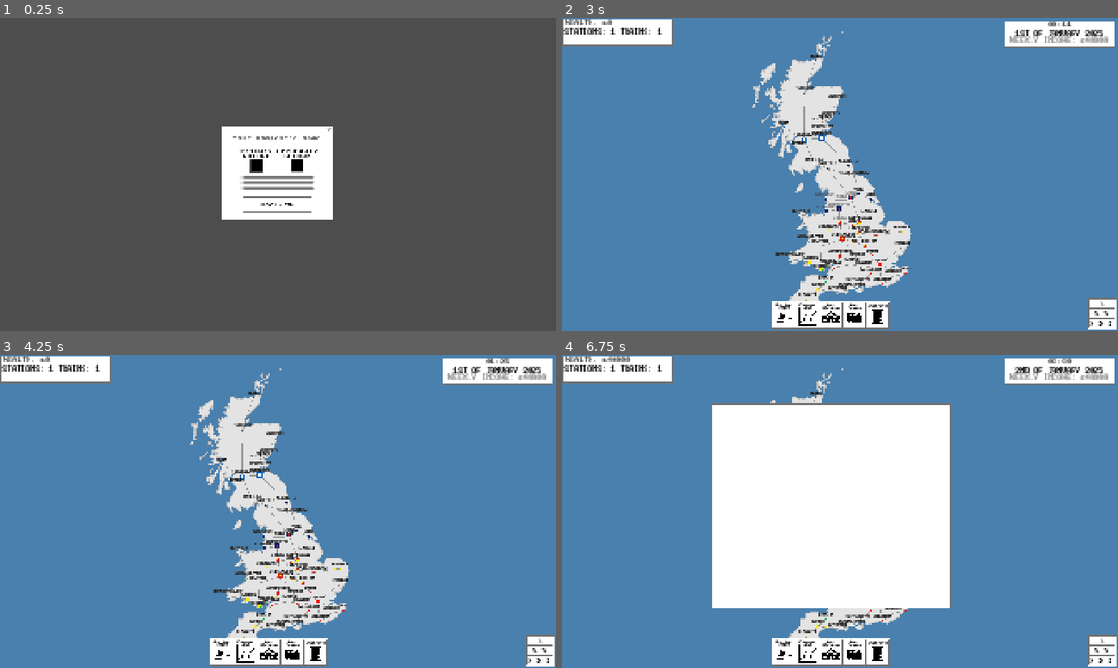
Above: before the commit, frames 1-4 (two rows, left to right).
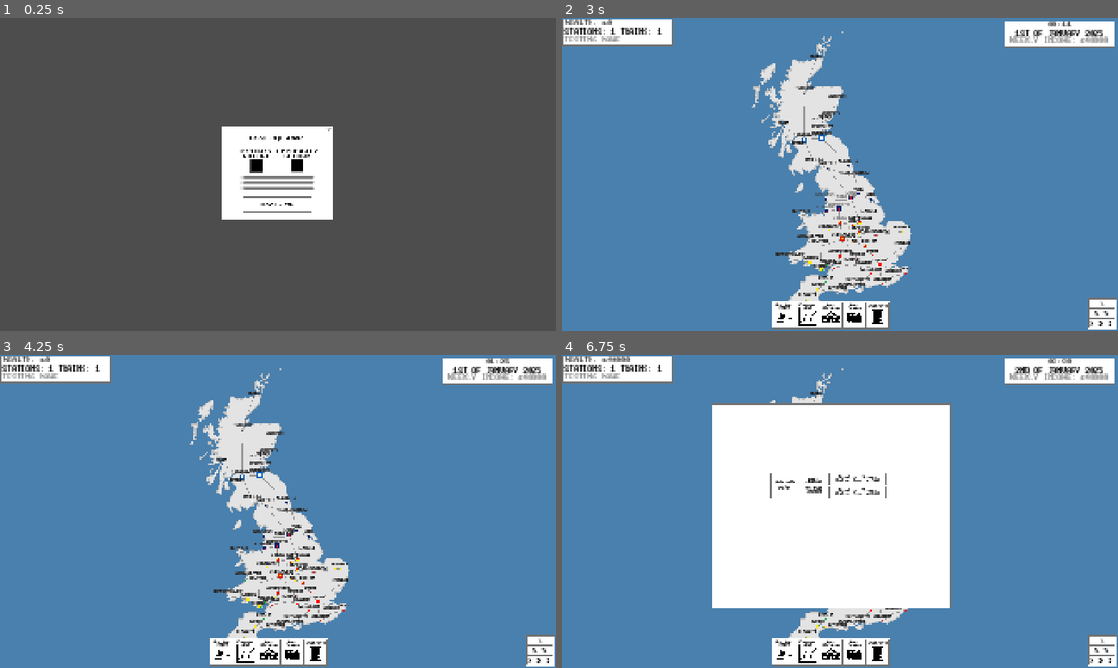
Above: after the commit, the same moments.

Repository: Laifii/Freighter-Manager
Game: Godot game, scene res://Objects/Scenes/MainMenu.tscn
The game is run twice, just before and just after one commit, with the same random seed, the same clock (stepped at 60 frames per second) and the same inputs.
Inputs (mouse positions are in pixels of both pictures, inside the frame that each line leads up to):
- Up to frame 1 (0.25 s): no input
- Up to frame 2 (3 s): click (817, 165) at 0.5 s; click "New Game" at 1.25 s; click "New Game" at 2 s; click (840, 205) at 2.75 s
- Up to frame 3 (4.25 s): click (539, 639) at 3.5 s
- Up to frame 4 (6.75 s): click (1101, 652) at 4.25 s; click (1101, 661) at 5 s; click (878, 652) at 5.75 s; click (856, 486) at 6.52 s

The runs differ from the first frame. In frame 1, 0.1% of the frame differs, in the area x 41-58%, y 37-40%; in frame 2, 0.1%; in frame 3, 0.1%; in frame 4, 0.5%, in the area x 0-59%, y 5-46%.

Commit message:
Added functional contract system
issues: time left label is incorrectly displaying time, needs completely redoing

Diff:
--- a/MapTrain.gd
+++ b/MapTrain.gd
@@ -8,8 +8,10 @@
 var trainColour: Color
 var hoveringOverTrain = false
 @onready var trainUI = $TrainUI
-@onready var trainType = $TrainUI/Size
+@onready var trainTypeLabel = $TrainUI/Size
+var trainType
 var trainCompany
+var linkedContract
 
 var speeds = {
 	Steam = 3,
@@ -26,6 +28,7 @@
 	if trainPath == null: return
 	move_to_next_station(nextNodeInPath, delta)
 	if Input.is_action_just_pressed("Escape"): if trainUI.visible: trainUI.visible = false
+	calc_time_remaining()
 
 func find_next_node_in_path():
 	if trainPath.size() == 0:
@@ -37,6 +40,20 @@
 	nextNodeInPath = trainPath[0]
 	trainPath.erase(trainPath[0])
 	$Sprite2D.look_at(nextNodeInPath.global_position)
+
+func calc_time_remaining():
+	if linkedContract == null: return
+	if trainPath == null or trainPath.size() == 0:
+		return "Journey Complete"
+
+	var remainingDistance = 0.0
+	for i in range(trainPath.size() - 1):
+		remainingDistance += trainPath[i].global_position.distance_to(trainPath[i + 1].global_position)
+	#remainingDistance -= global_position.distance_to(trainPath[0].global_position)
+	var timeSpeed = calender.timeSpeed[calender.currentSpeed]
+	var secondsRemaining = (remainingDistance / (speeds[trainType] * speed)) * 60.0 / timeSpeed
+	linkedContract.format_time_remaining(secondsRemaining)
+
 
 func set_ui_stats(origin, trainOwner):
 	$TrainUI/Nameplate.text = origin
--- a/Objects/Scenes/Countries/Uk Map.tscn
+++ b/Objects/Scenes/Countries/Uk Map.tscn
@@ -1,8 +1,11 @@
-[gd_scene load_steps=4 format=3 uid="uid://c7khh6d63a542"]
+[gd_scene load_steps=5 format=3 uid="uid://c7khh6d63a542"]
 
 [ext_resource type="Texture2D" uid="uid://r6yrk180md2o" path="res://Assets/Map Assets/GB map grey.png" id="1_yucnr"]
 [ext_resource type="PackedScene" uid="uid://b3v4q36vfj11y" path="res://Objects/Player/Player.tscn" id="2_4k0dw"]
 [ext_resource type="PackedScene" uid="uid://co0y23pb2rril" path="res://Objects/UI/Station.tscn" id="3_v66tr"]
+
+[sub_resource type="CircleShape2D" id="CircleShape2D_yucnr"]
+radius = 221.903
 
 [node name="Country Map" type="Node2D"]
 
@@ -15,7 +18,7 @@
 z_index = -1000
 texture = ExtResource("1_yucnr")
 
-[node name="Player" parent="GB" instance=ExtResource("2_4k0dw")]
+[node name="Player" parent="." instance=ExtResource("2_4k0dw")]
 
 [node name="Stations" type="Node2D" parent="."]
 
@@ -433,3 +436,13 @@
 
 [node name="Trains" type="Node2D" parent="." groups=["TrainManager"]]
 z_index = -10
+
+[node name="ContractRange" type="Area2D" parent="." groups=["ContractRange"]]
+collision_layer = 0
+collision_mask = 2
+
+[node name="CollisionShape2D" type="CollisionShape2D" parent="ContractRange"]
+position = Vector2(-21, -177)
+shape = SubResource("CircleShape2D_yucnr")
+
+[connection signal="area_shape_entered" from="ContractRange" to="Player" method="_on_contract_range_area_shape_entered"]
--- a/Objects/Scenes/MainMenu.tscn
+++ b/Objects/Scenes/MainMenu.tscn
@@ -373,6 +373,7 @@
 offset_right = 186.0
 offset_bottom = -109.0
 theme = SubResource("Theme_0cncr")
+text = "testing name"
 placeholder_text = "Your Company's Name"
 alignment = 1
 max_length = 20
--- a/Objects/UI/Contract.tscn
+++ b/Objects/UI/Contract.tscn
@@ -1,15 +1,14 @@
-[gd_scene load_steps=10 format=3 uid="uid://buyep3ncgfqxp"]
-
-[ext_resource type="Script" uid="uid://voiwnou7b78g" path="res://Scripts/UI/Contract.gd" id="1_3u0pn"]
-[ext_resource type="FontFile" uid="uid://c3kpo7ovh8rqi" path="res://Assets/Fonts/dogicabold.ttf" id="2_1gfxo"]
-[ext_resource type="Texture2D" uid="uid://bsgqg2ns3ttuw" path="res://Assets/Trains/Early Bullet Train.png" id="3_0ct1d"]
-[ext_resource type="Texture2D" uid="uid://13g231nt2co3" path="res://Assets/Trains/Early Electric Train.png" id="4_tabfd"]
-[ext_resource type="Texture2D" uid="uid://ck14j38spyajc" path="res://Assets/Trains/Late Bullet Train.png" id="5_fbbta"]
-[ext_resource type="Texture2D" uid="uid://b6d53etdd34xx" path="res://Assets/Trains/SteamEngineSilhouette.png" id="6_ssb7b"]
-[ext_resource type="Texture2D" uid="uid://dradec3mofs6g" path="res://Assets/Trains/Late Electric Train.png" id="6_tabfd"]
+[gd_scene load_steps=9 format=3 uid="uid://buyep3ncgfqxp"]
+
+[ext_resource type="Script" uid="uid://voiwnou7b78g" path="res://Scripts/UI/Contract.gd" id="1_wwxq2"]
+[ext_resource type="FontFile" uid="uid://c3kpo7ovh8rqi" path="res://Assets/Fonts/dogicabold.ttf" id="2_sgpkp"]
+[ext_resource type="Texture2D" uid="uid://bsgqg2ns3ttuw" path="res://Assets/Trains/Early Bullet Train.png" id="3_udgyp"]
+[ext_resource type="Texture2D" uid="uid://13g231nt2co3" path="res://Assets/Trains/Early Electric Train.png" id="4_ubjbv"]
+[ext_resource type="Texture2D" uid="uid://dradec3mofs6g" path="res://Assets/Trains/Late Electric Train.png" id="6_igsx7"]
+[ext_resource type="Texture2D" uid="uid://b6d53etdd34xx" path="res://Assets/Trains/SteamEngineSilhouette.png" id="7_vpo0o"]
 
 [sub_resource type="LabelSettings" id="LabelSettings_j5vk8"]
-font = ExtResource("2_1gfxo")
+font = ExtResource("2_sgpkp")
 font_size = 8
 font_color = Color(0, 0, 0, 1)
 
@@ -17,15 +16,23 @@
 animations = [{
 "frames": [{
 "duration": 1.0,
-"texture": ExtResource("3_0ct1d")
-}],
-"loop": true,
-"name": &"EarlyBullet",
+"texture": ExtResource("3_udgyp")
+}],
+"loop": true,
+"name": &"Bullet",
 "speed": 5.0
 }, {
 "frames": [{
 "duration": 1.0,
-"texture": ExtResource("4_tabfd")
+"texture": ExtResource("4_ubjbv")
+}],
+"loop": true,
+"name": &"EarlyElectric",
+"speed": 5.0
+}, {
+"frames": [{
+"duration": 1.0,
+"texture": ExtResource("6_igsx7")
 }],
 "loop": true,
 "name": &"Electric",
@@ -33,23 +40,7 @@
 }, {
 "frames": [{
 "duration": 1.0,
-"texture": ExtResource("5_fbbta")
-}],
-"loop": true,
-"name": &"LateBullet",
-"speed": 5.0
-}, {
-"frames": [{
-"duration": 1.0,
-"texture": ExtResource("6_tabfd")
-}],
-"loop": true,
-"name": &"LateElectric",
-"speed": 5.0
-}, {
-"frames": [{
-"duration": 1.0,
-"texture": ExtResource("6_ssb7b")
+"texture": ExtResource("7_vpo0o")
 }],
 "loop": true,
 "name": &"Steam",
@@ -159,6 +150,15 @@
 offset_bottom = 86.0
 color = Color(0.443137, 0.443137, 0.443137, 1)
 
+[node name="TrainLabel" type="Label" parent="Toolbar/ChooseTrain"]
+layout_mode = 0
+offset_right = 194.0
+offset_bottom = 84.0
+text = "Select Train"
+label_settings = SubResource("LabelSettings_j5vk8")
+horizontal_alignment = 1
+vertical_alignment = 1
+
 [node name="ChooseTrainButton" type="TextureButton" parent="Toolbar/ChooseTrain"]
 layout_mode = 0
 offset_left = -3.0
@@ -166,22 +166,13 @@
 offset_right = 197.0
 offset_bottom = 87.0
 
-[node name="TrainLabel" type="Label" parent="Toolbar/ChooseTrain"]
-layout_mode = 0
-offset_right = 194.0
-offset_bottom = 84.0
-text = "Select Train"
-label_settings = SubResource("LabelSettings_j5vk8")
-horizontal_alignment = 1
-vertical_alignment = 1
-
-[node name="Duration Buttons" type="Control" parent="Toolbar"]
+[node name="DurationButtons" type="Control" parent="Toolbar"]
 visible = false
 anchors_preset = 0
 offset_right = 40.0
 offset_bottom = 40.0
 
-[node name="CheapestRoute" type="ColorRect" parent="Toolbar/Duration Buttons"]
+[node name="CheapestRoute" type="ColorRect" parent="Toolbar/DurationButtons"]
 z_index = 1000
 layout_mode = 0
 offset_left = 205.0
@@ -189,7 +180,7 @@
 offset_right = 399.0
 offset_bottom = 43.0
 
-[node name="Outline" type="ColorRect" parent="Toolbar/Duration Buttons/CheapestRoute"]
+[node name="Outline" type="ColorRect" parent="Toolbar/DurationButtons/CheapestRoute"]
 z_index = -1
 layout_mode = 0
 offset_left = -2.0
@@ -198,7 +189,7 @@
 offset_bottom = 41.0
 color = Color(0.443137, 0.443137, 0.443137, 1)
 
-[node name="Label" type="Label" parent="Toolbar/Duration Buttons/CheapestRoute"]
+[node name="Label" type="Label" parent="Toolbar/DurationButtons/CheapestRoute"]
 layout_mode = 0
 offset_right = 194.0
 offset_bottom = 39.0
@@ -208,14 +199,14 @@
 horizontal_alignment = 1
 vertical_alignment = 1
 
-[node name="CheapestRouteButton" type="TextureButton" parent="Toolbar/Duration Buttons/CheapestRoute"]
+[node name="CheapestRouteButton" type="TextureButton" parent="Toolbar/DurationButtons/CheapestRoute"]
 layout_mode = 0
 offset_left = -3.0
 offset_top = -3.0
 offset_right = 197.0
 offset_bottom = 42.0
 
-[node name="FastestRoute" type="ColorRect" parent="Toolbar/Duration Buttons"]
+[node name="FastestRoute" type="ColorRect" parent="Toolbar/DurationButtons"]
 z_index = 1000
 layout_mode = 0
 offset_left = 205.0
@@ -223,7 +214,7 @@
 offset_right = 399.0
 offset_bottom = 88.0
 
-[node name="Outline" type="ColorRect" parent="Toolbar/Duration Buttons/FastestRoute"]
+[node name="Outline" type="ColorRect" parent="Toolbar/DurationButtons/FastestRoute"]
 z_index = -1
 layout_mode = 0
 offset_left = -2.0
@@ -232,7 +223,7 @@
 offset_bottom = 41.0
 color = Color(0.443137, 0.443137, 0.443137, 1)
 
-[node name="Label" type="Label" parent="Toolbar/Duration Buttons/FastestRoute"]
+[node name="Label" type="Label" parent="Toolbar/DurationButtons/FastestRoute"]
 layout_mode = 0
 offset_right = 194.0
 offset_bottom = 39.0
@@ -242,7 +233,7 @@
 horizontal_alignment = 1
 vertical_alignment = 1
 
-[node name="FastestRouteButton" type="TextureButton" parent="Toolbar/Duration Buttons/FastestRoute"]
+[node name="FastestRouteButton" type="TextureButton" parent="Toolbar/DurationButtons/FastestRoute"]
 layout_mode = 0
 offset_left = -3.0
 offset_top = -3.0
@@ -250,6 +241,7 @@
 offset_bottom = 42.0
 
 [node name="TrainEnRoute" type="ColorRect" parent="Toolbar"]
+visible = false
 z_index = 1
 layout_mode = 0
 offset_left = 205.0
@@ -291,4 +283,8 @@
 [node name="TrainSprite" type="AnimatedSprite2D" parent="Toolbar/TrainEnRoute"]
 position = Vector2(97, 46)
 sprite_frames = SubResource("SpriteFrames_8t45f")
-animation = &"Steam"
+animation = &"Bullet"
+
+[connection signal="pressed" from="Toolbar/ChooseTrain/ChooseTrainButton" to="." method="_on_choose_train_button_pressed"]
+[connection signal="pressed" from="Toolbar/DurationButtons/CheapestRoute/CheapestRouteButton" to="." method="_on_cheapest_route_button_pressed"]
+[connection signal="pressed" from="Toolbar/DurationButtons/FastestRoute/FastestRouteButton" to="." method="_on_fastest_route_button_pressed"]
--- a/Objects/UI/Toolbar.tscn
+++ b/Objects/UI/Toolbar.tscn
@@ -1,16 +1,17 @@
-[gd_scene load_steps=10 format=3 uid="uid://dv5u1u046276g"]
-
-[ext_resource type="FontFile" uid="uid://c3kpo7ovh8rqi" path="res://Assets/Fonts/dogicabold.ttf" id="1_iqy15"]
-[ext_resource type="Script" uid="uid://ddud6ts7hxa43" path="res://Scripts/Toolbar.gd" id="1_ll5fu"]
-[ext_resource type="Texture2D" uid="uid://cmp32tme8xayw" path="res://Assets/UI/Clipboard Small.png" id="2_qp3ci"]
-[ext_resource type="Texture2D" uid="uid://c2bs6v3wcvwc7" path="res://Assets/UI/Trains Icon.png" id="4_ifqh4"]
-[ext_resource type="Texture2D" uid="uid://df6401r5s32f1" path="res://Assets/UI/Train Station Icon.png" id="4_sbth0"]
-[ext_resource type="Texture2D" uid="uid://h0v8gh6hlole" path="res://Assets/UI/AuctionHouseGavelPuck.png" id="6_asbxa"]
-[ext_resource type="Texture2D" uid="uid://b84ufh5cqxt0q" path="res://Assets/UI/Graph Icon.png" id="6_jktc8"]
-[ext_resource type="Texture2D" uid="uid://b1t1df8lh74s0" path="res://Assets/UI/Auction House Gavel.png" id="7_e157d"]
+[gd_scene load_steps=11 format=3 uid="uid://dv5u1u046276g"]
+
+[ext_resource type="Script" uid="uid://ddud6ts7hxa43" path="res://Scripts/Toolbar.gd" id="1_cb3is"]
+[ext_resource type="Texture2D" uid="uid://cmp32tme8xayw" path="res://Assets/UI/Clipboard Small.png" id="2_0gaa0"]
+[ext_resource type="FontFile" uid="uid://c3kpo7ovh8rqi" path="res://Assets/Fonts/dogicabold.ttf" id="3_mymyo"]
+[ext_resource type="Texture2D" uid="uid://df6401r5s32f1" path="res://Assets/UI/Train Station Icon.png" id="4_t74ta"]
+[ext_resource type="Texture2D" uid="uid://c2bs6v3wcvwc7" path="res://Assets/UI/Trains Icon.png" id="5_73vpv"]
+[ext_resource type="Texture2D" uid="uid://h0v8gh6hlole" path="res://Assets/UI/AuctionHouseGavelPuck.png" id="6_0h8um"]
+[ext_resource type="Texture2D" uid="uid://b1t1df8lh74s0" path="res://Assets/UI/Auction House Gavel.png" id="7_f0ocy"]
+[ext_resource type="Texture2D" uid="uid://b84ufh5cqxt0q" path="res://Assets/UI/Graph Icon.png" id="8_5liad"]
+[ext_resource type="PackedScene" uid="uid://buyep3ncgfqxp" path="res://Objects/UI/Contract.tscn" id="9_0gaa0"]
 
 [sub_resource type="LabelSettings" id="LabelSettings_ll5fu"]
-font = ExtResource("1_iqy15")
+font = ExtResource("3_mymyo")
 font_size = 8
 font_color = Color(0, 0, 0, 1)
 
@@ -295,4 +296,11 @@
 offset_bottom = 703.0
 color = Color(0.443137, 0.443137, 0.443137, 1)
 
+[node name="Contract" parent="ContractsScreen" instance=ExtResource("9_0gaa0")]
+layout_mode = 1
+offset_left = 522.5
+offset_top = 333.0
+offset_right = -990.5
+offset_bottom = -651.0
+
 [connection signal="pressed" from="Toolbar/Contracts/ContractButton" to="." method="_on_contract_button_pressed"]
--- a/Scripts/Player.gd
+++ b/Scripts/Player.gd
@@ -4,12 +4,38 @@
 var ownedTrains = []
 var ownedStations = []
 @onready var camera = $Camera
+var contractRangeSizes = [Vector2(1, 1), Vector2(1.5, 1.5), Vector2(2.2, 2.2), Vector2(8, 8)]
+var currentContractRange = Vector2(1, 1)
 
 func _ready():
 	add_to_group("Player")
-
+	await get_process_delta_time()
+	check_total_station_count()
 
 func _physics_process(delta):
+	if StationManager.stations.size() > 0 and Companies.companies.Player.trains.size() == 0:
+		Companies.companies.Player.trains.append(Train.new("Steam", "Dundee"))
 	$Camera/UI/PlayerStats/Wealth.text = str("Wealth: £", wealth)
 
 	if Input.is_mouse_button_pressed(MOUSE_BUTTON_RIGHT): wealth += 100000
+
+func check_total_station_count():
+	match ownedStations.size():
+		7:
+			currentContractRange = contractRangeSizes[1]
+			change_contract_reach()
+		12:
+			currentContractRange = contractRangeSizes[2]
+			change_contract_reach()
+		20:
+			currentContractRange = contractRangeSizes[3]
+			change_contract_reach()
+
+
+func change_contract_reach():
+	var contractRange = get_tree().get_first_node_in_group("ContractRange")
+	contractRange.scale = currentContractRange
+
+
+func _on_contract_range_area_shape_entered(area_rid, area, area_shape_index, local_shape_index):
+	StationManager.stationsInContractRange.append(area.get_parent())
--- a/Scripts/Station.gd
+++ b/Scripts/Station.gd
@@ -91,7 +91,7 @@
 	MapTrainManager.spawn_trains()
 
 var trainNode = preload("res://Objects/UI/MapTrain.tscn")
-func spawn_train(path, trainType): # Temp for train testing, delete later
+func spawn_train(path, trainType, linkedContract = null): # Temp for train testing, delete later
 	var train = trainNode.instantiate()
 	train.global_position = global_position
 	train.set_train_path(path)
@@ -100,7 +100,9 @@
 	train.sprite.self_modulate = $StationColourInner.self_modulate
 	train.speed = train.speeds[trainType]
 	train.trainCompany = companyList[stationOwner]
-	train.trainType.text = trainType
+	train.trainTypeLabel.text = trainType
+	train.trainType = trainType
+	train.linkedContract = linkedContract
 	Companies.companies[companyList[stationOwner]].activeTrains.append(train)
 
 func _on_area_2d_mouse_entered():
--- a/Scripts/TrainPathfinding.gd
+++ b/Scripts/TrainPathfinding.gd
@@ -4,27 +4,27 @@
 var distances := {}
 var previousNodes := {}
 
-func find_route(method: String, origin: Node, target: Node, secondTarget: Node = null) -> Array:
-	var pathToFirstTarget = _find_target(origin, target, method)
-	var pathBack = _find_target(target, origin, method)
+func find_route(method: String, origin: Node, target: Node, secondTarget: Node = null, playerTrain = false) -> Array:
+	var pathToFirstTarget = _find_target(origin, target, method, playerTrain)
+	var pathBack = _find_target(target, origin, method, playerTrain)
 	if secondTarget != null:
-		var pathToSecondTarget = _find_target(target, secondTarget, method)
-		pathBack = _find_target(secondTarget, origin, method)
+		var pathToSecondTarget = _find_target(target, secondTarget, method, playerTrain)
+		pathBack = _find_target(secondTarget, origin, method, playerTrain)
 		return pathToFirstTarget + pathToSecondTarget.slice(1) + pathBack.slice(1)
 
 	return pathToFirstTarget + pathBack
 
-func _find_target(origin: Node, target: Node, method: String):
+func _find_target(origin: Node, target: Node, method: String, playerTrain):
 	_init_algorithm(origin)
 	while unvisitedNodes.size() > 0:
-		var currentNode = _get_closest_node() if method == "Fastest" else _get_cheapest_node()
+		var currentNode = _get_closest_node() if method == "Fastest" else _get_cheapest_node(playerTrain)
 		if currentNode == target:
 			return _find_path(target)
 
 		unvisitedNodes.erase(currentNode)
 
 		if method == "Fastest": _update_neighbours_distance(currentNode)
-		else: _update_neighbours_cost(currentNode)
+		else: _update_neighbours_cost(currentNode, playerTrain)
 
 func _init_algorithm(startNode: Node):
 	unvisitedNodes.clear()
@@ -47,10 +47,11 @@
 			distances[neighborNode] = totalDistance
 			previousNodes[neighborNode] = node
 
-func _update_neighbours_cost(node: Node):
+func _update_neighbours_cost(node: Node, playerTrain):
 	for neighbor in node.connections:
 		var neighborNode = node.get_node(neighbor)
 		var cost = neighborNode.stationTax
+		if playerTrain: if neighborNode.stationOwner == 0: cost = 0
 
 		var totalCost = distances[node] + cost
 
@@ -58,7 +59,7 @@
 			distances[neighborNode] = totalCost
 			previousNodes[neighborNode] = node
 
-func _get_cheapest_node() -> Node:
+func _get_cheapest_node(playerTrain) -> Node:
 	var lowestCost = INF
 	var lowestNode = null
 
--- a/Scripts/UI/Contract.gd
+++ b/Scripts/UI/Contract.gd
@@ -1,3 +1,64 @@
 extends Control
 
 var contractList = get_parent()
+var assignedTrain: Train
+var targetOne
+var targetTwo
+@onready var calender = get_tree().get_first_node_in_group("Calender")
+
+func _ready():
+	await get_tree().create_timer(0.3).timeout
+	StationManager.refresh_contract_ready_stations()
+	targetOne = StationManager.contractReadyStations[randi_range(0, StationManager.contractReadyStations.size())]
+	targetOne.notInContract = false
+	StationManager.refresh_contract_ready_stations()
+	targetTwo = StationManager.contractReadyStations[randi_range(0, StationManager.contractReadyStations.size())]
+	targetTwo.notInContract = false
+	StationManager.refresh_contract_ready_stations()
+	$Toolbar/Locations/Label.text = str(targetOne.stationName, "\n-\n", targetTwo.stationName)
+
+func format_time_remaining(seconds: float):
+	if seconds <= 0:
+		arrived_at_destination()
+		return
+	var gameTimeSeconds = seconds * calender.timeSpeed[calender.currentSpeed]
+
+	var minutes: int = floor(gameTimeSeconds / 60.0)
+	var hours: int = floor(minutes / 60.0)
+	var days: int = floor(hours / 24.0)
+
+	var label = $Toolbar/TrainEnRoute/TimeLeft
+	if days > 0:
+		label.text = str(int(days), "d ", int(hours % 24), "h")
+	elif hours > 0:
+		label.text = str(int(hours), "h ", int(minutes % 60), "m")
+	else:
+		label.text = str(int(minutes), "m ", int(int(gameTimeSeconds) % 60), "s")
+
+
+func _on_choose_train_button_pressed(): # TODO TODO NEEDS REWORK TO LIST AVAILABLE TRAINS
+	assignedTrain = Companies.companies.Player.trains[0]
+	assignedTrain.assignedToContract = true
+	$Toolbar/ChooseTrain.visible = false
+	$Toolbar/DurationButtons.visible = true
+
+func arrived_at_destination():
+	print("arrived at destination")
+	assignedTrain.assignedToContract = false
+	targetOne.notInContract = true
+	targetTwo.notInContract = true
+	StationManager.refresh_contract_ready_stations()
+
+
+func _on_cheapest_route_button_pressed():
+	assignedTrain.homeStationNode.spawn_train(Dijkstra.find_route("Cheapest", assignedTrain.homeStationNode, targetOne, targetTwo, true), assignedTrain.trainType, self)
+	init_train_en_route_screen()
+
+func _on_fastest_route_button_pressed():
+	assignedTrain.homeStationNode.spawn_train(Dijkstra.find_route("Fastest", assignedTrain.homeStationNode, targetOne, targetTwo, true), assignedTrain.trainType, self)
+	init_train_en_route_screen()
+
+func init_train_en_route_screen():
+	$Toolbar/DurationButtons.visible = false
+	$Toolbar/TrainEnRoute.visible = true
+	$Toolbar/TrainEnRoute/TrainSprite.play(assignedTrain.trainType)
--- a/TrainClass.gd
+++ b/TrainClass.gd
@@ -3,8 +3,15 @@
 var trainType: String
 var homeStation: String
 var assignedToContract = false
+var homeStationNode
 
 func _init(trainType: String, homeStation: String):
 	self.trainType = trainType
 	self.homeStation = homeStation
-	Companies.companies.player.trains.append(self)
+	Companies.companies.Player.trains.append(self)
+	homeStationNode = identify_home_station_node()
+
+func identify_home_station_node():
+	for station in StationManager.stations:
+		if station.stationName == homeStation:
+			return station
--- a/TrainManager.gd
+++ b/TrainManager.gd
@@ -6,13 +6,14 @@
 
 func spawn_trains():
 	for company in Companies.companies:
+		if Companies.companies[company] == Companies.companies.Player: continue
 		var listOfTrainTypes = []
 		var listOfActiveTrainTypes = []
 		var availableTrainTypes = []
 		for train in Companies.companies[company].trains:
 			listOfTrainTypes.append(train.trainType)
 		for train in Companies.companies[company].activeTrains:
-			listOfActiveTrainTypes.append(train.trainType.text)
+			listOfActiveTrainTypes.append(train.trainTypeLabel.text)
 		if listOfActiveTrainTypes.size() == 0: availableTrainTypes = listOfTrainTypes
 		for trainType in listOfActiveTrainTypes:
 			var erasedTrain = false
Not shown: 1 places in Objects/UI/Contract.tscn that only renumber resources
Not shown: 3 places in Objects/UI/MapTrain.tscn that only renumber resources
Not shown: 7 places in Objects/UI/Toolbar.tscn that only renumber resources
